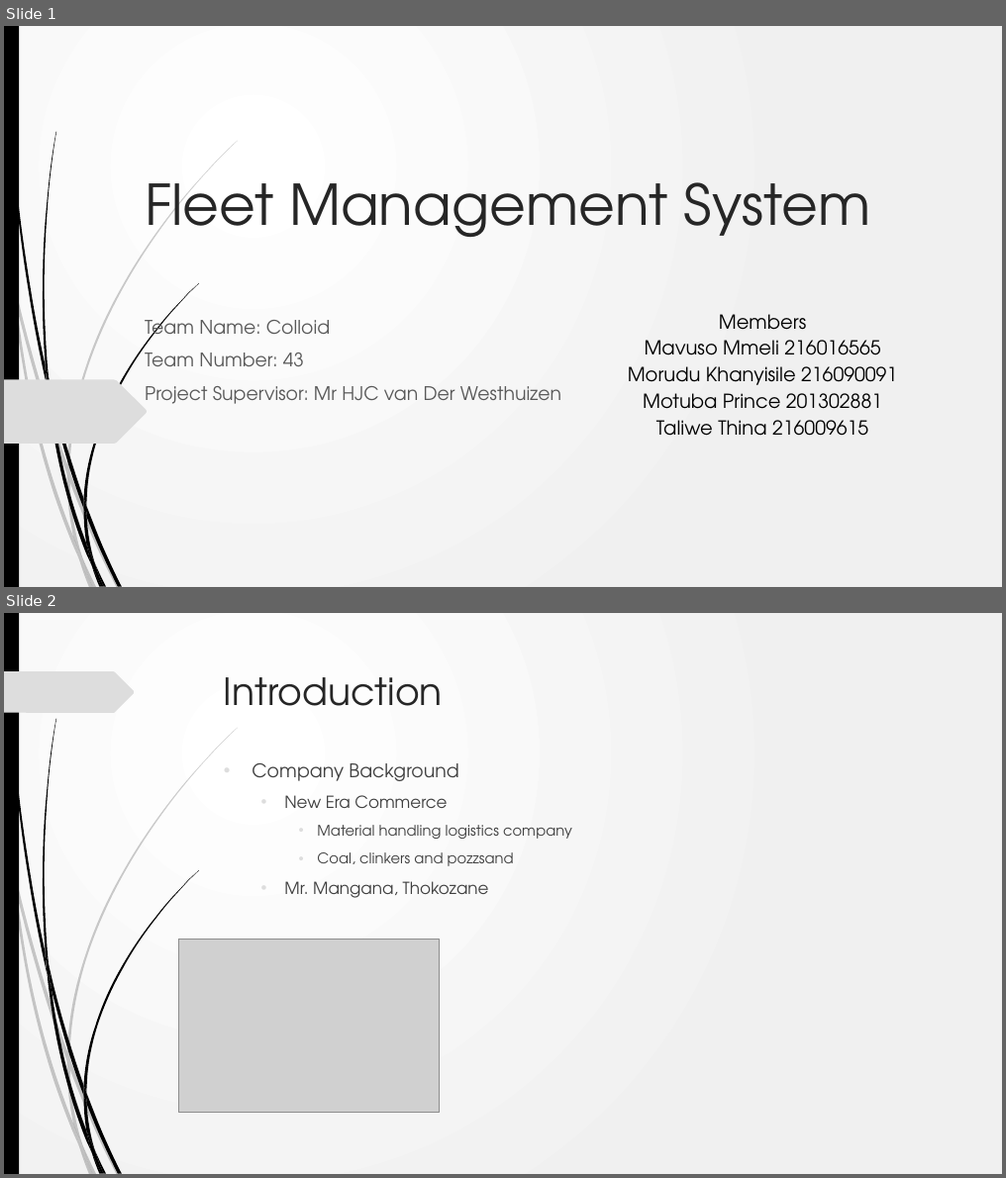
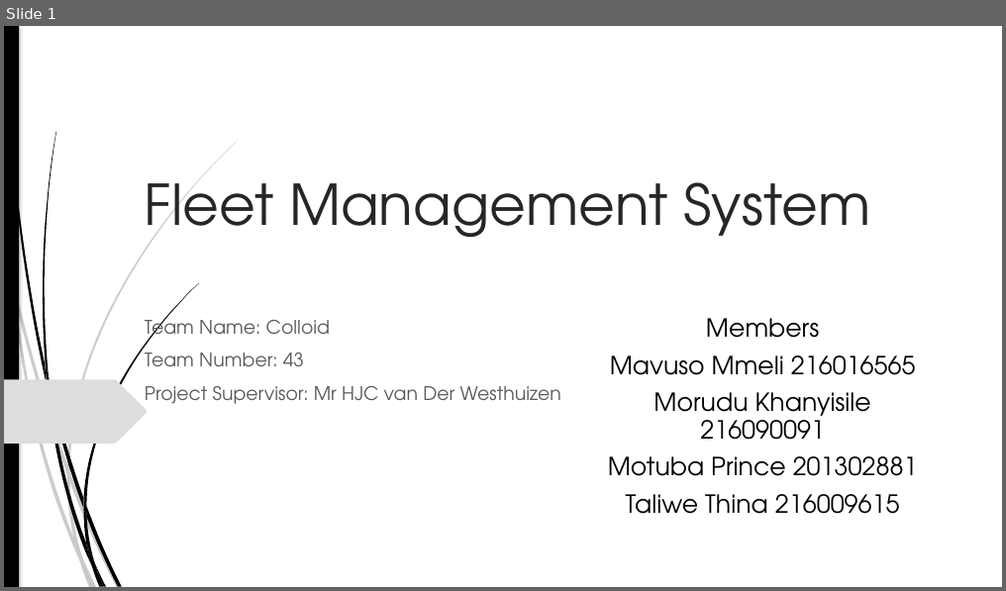
Before and after one commit to ThinaTaliwe/FMS, a slide deck: FMS Presentation.pptx. Shown one above the other, each under a label of ours: slides 1 and 2 before the commit, slide 1 after it. The pictures are 1006x1178 and 1006x591 pixels, drawn with LibreOffice and Linux fonts; fonts in the diff are those of the drawing; grey boxes stand for pictures. Boxes give left, top, right and bottom in pixels: in the first picture for what was removed or moved away, otherwise in the second. Text is boxed around its words. In the diff, an @@ line names an element or a change of style, - is before the commit and + after.

```diff
--- a/FMS Presentation.pptx
+++ b/FMS Presentation.pptx
@@ slide 2 removed at [4, 613, 1002, 1174], background gradient #FFFFFF to #F1F1F1; not listed: 23 template elements that a slide beside it also shows @@
@@ freeform shape removed at [4, 671, 135, 713] @@
@@ title removed at [224, 677, 443, 706] @@
-Introduction
@@ text removed at [252, 763, 572, 898] @@
-• Company Background
-  • New Era Commerce
-    • Material handling logistics company
-    • Coal, clinkers and pozzsand
-  • Mr. Mangana, Thokozane
@@ picture removed at [179, 940, 439, 1112] @@
@@ slide 1 changed as well @@
@@ background gradient #FFFFFF to #F1F1F1 to #FFFFFF @@
@@ rectangle at [4, 26, 19, 587]: shadow on @@
@@ text "Members" at [608, 318, 918, 514]: size 18.6 to 24 pt; line spacing 0.7 to 0.9 @@
@@ outline redrawn in 9 elements at [15, 284, 67, 474], [70, 472, 120, 587], [12, 288, 79, 561], [67, 474, 82, 559], [67, 141, 238, 472], [6, 26, 47, 386], [43, 132, 56, 379], [83, 283, 199, 506], [83, 498, 86, 517] @@
```
Also in this commit, not shown: 2 other slides changed, 1 other slide removed, 6 other files.
